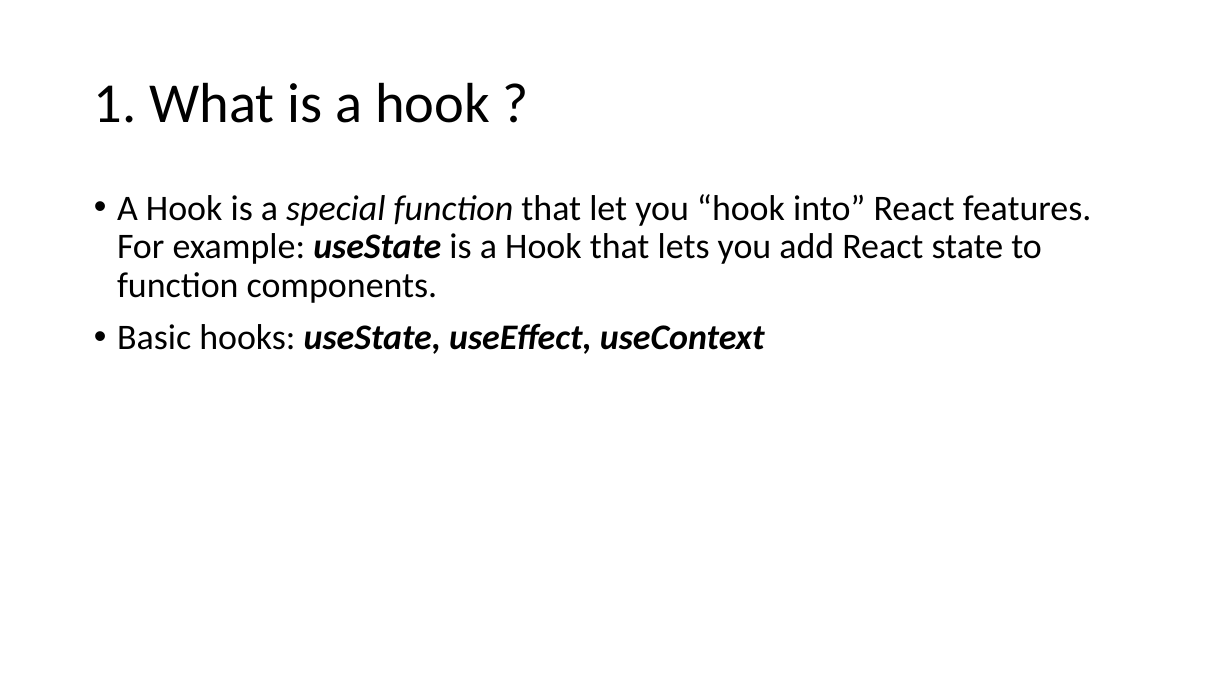
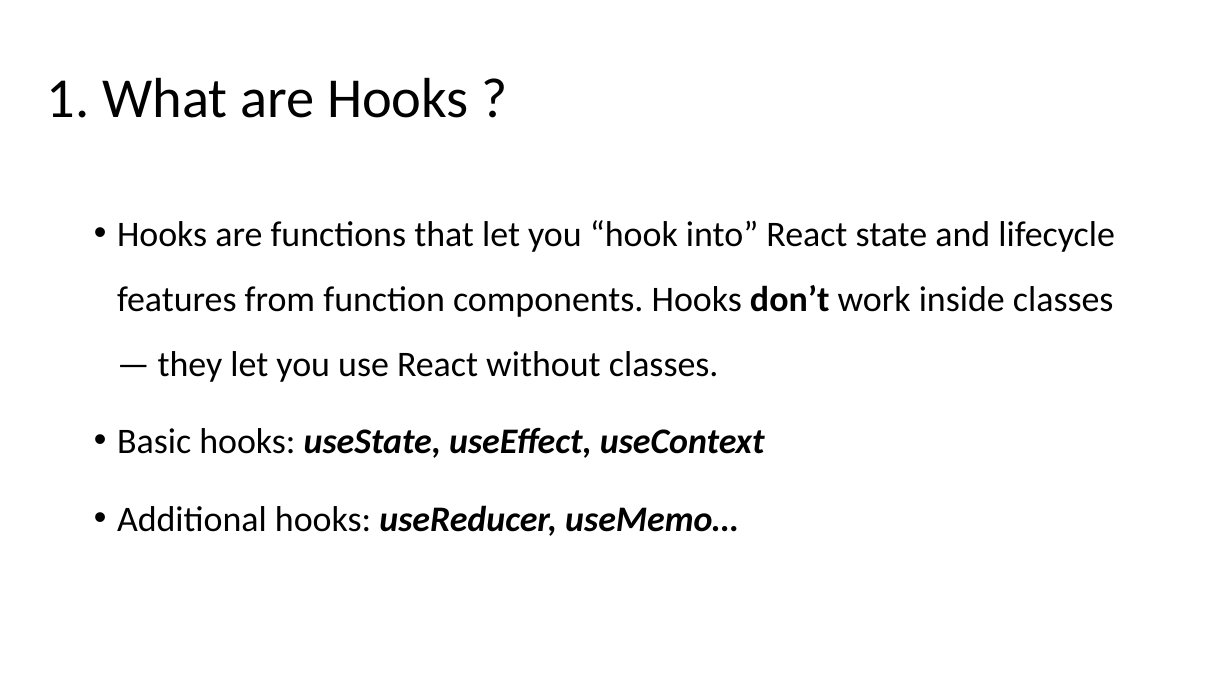
Before and after one commit to NhanHoang8195/react-hook-demo, a slide deck: slide 4 of ReactHooks.pptx (slide 2 before the commit). Drawn at 1232x693 pixels with LibreOffice and Linux fonts; fonts in the diff are those of the drawing. Boxes give left, top, right and bottom in pixels: in the first picture for what was removed or moved away, otherwise in the second. Text is boxed around its words. In the diff, an @@ line names an element or a change of style, - is before the commit and + after.

```diff
--- a/ReactHooks.pptx
+++ b/ReactHooks.pptx
@@ title at (47, 77, 469, 118): text changed @@
-1. What is a hook ?
+1. What are Hooks ?
@@ text at (117, 220, 1115, 382): text changed @@
-• A Hook is a special function that let you “hook into” React features. For example: useState is a Hook that lets you add React state to function components.
+• Hooks are functions that let you “hook into” React state and lifecycle features from function components. Hooks don’t work inside classes — they let you use React without classes.
@@ text at (117, 427, 765, 458): line spacing 0.9 to 1.5 @@
@@ text at (117, 505, 738, 536): paragraph added @@
+• Additional hooks: useReducer, useMemo…
```
Also in this commit, not shown: 2 other slides changed, 7 slides added, 1 slide removed.
